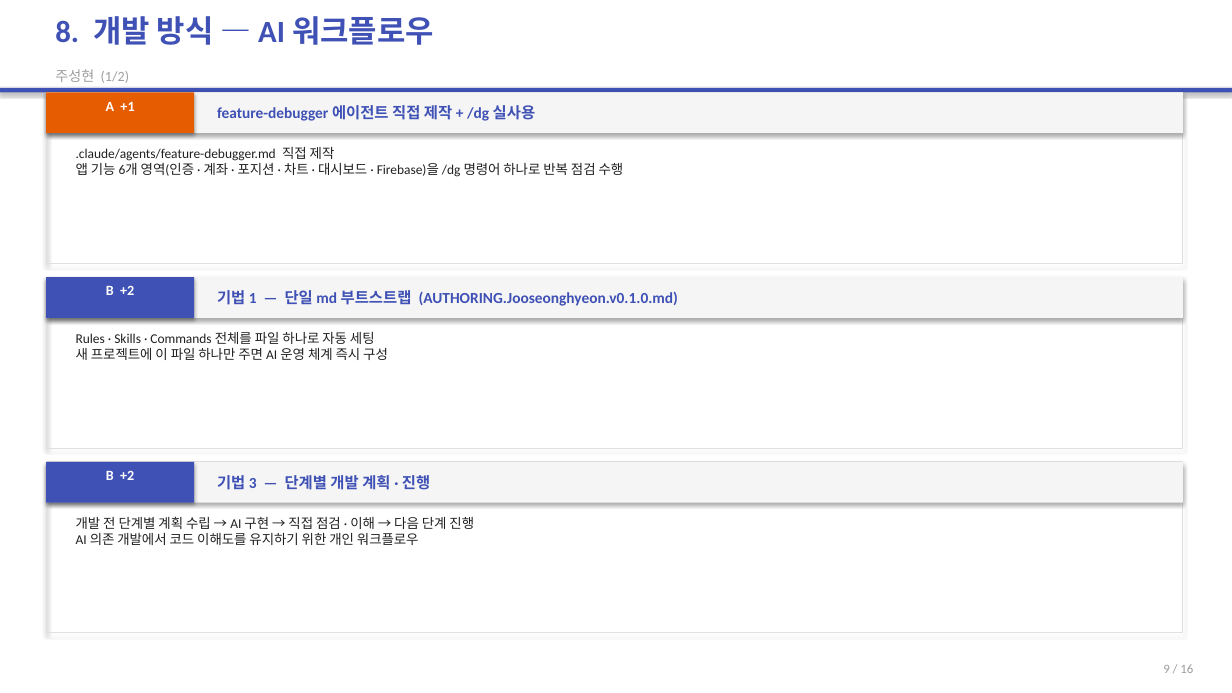
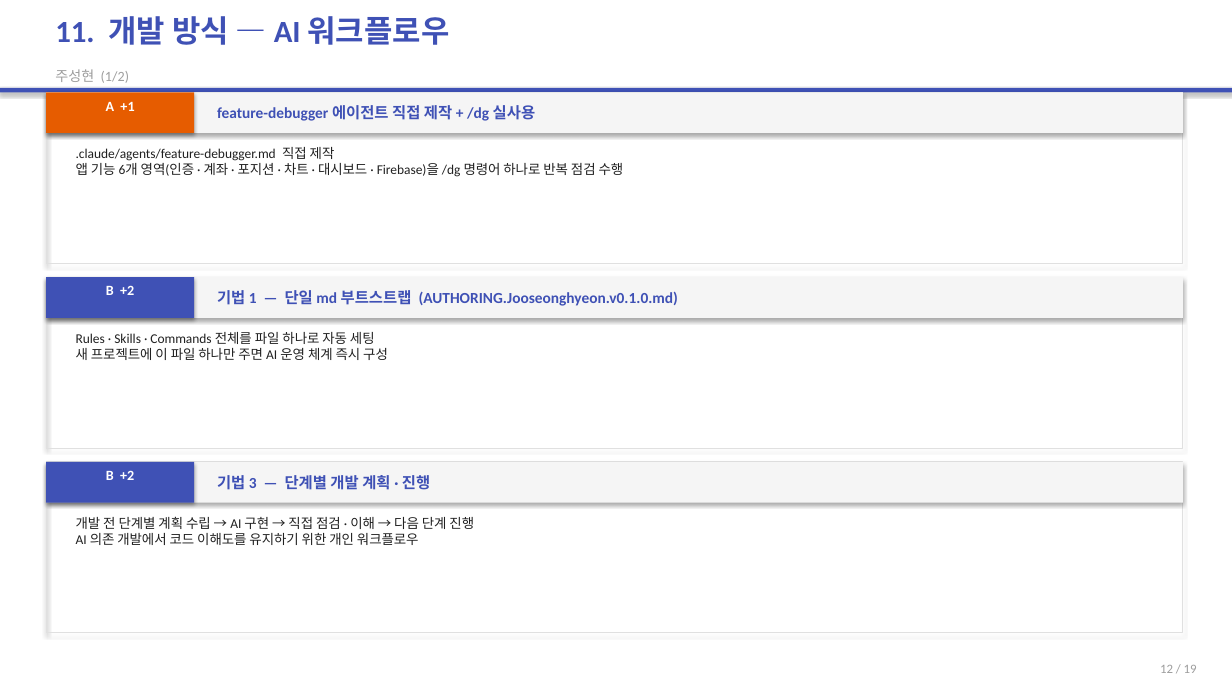
Before and after one commit to 2022136020/project_c, a slide deck: slide 12 of portfolio-tracker/presentation/portfolio-tracker-final.pptx (slide 9 before the commit). Drawn at 1232x693 pixels with LibreOffice and Linux fonts; fonts in the diff are those of the drawing. Boxes give left, top, right and bottom in pixels: in the first picture for what was removed or moved away, otherwise in the second. Text is boxed around its words. In the diff, an @@ line names an element or a change of style, - is before the commit and + after.

```diff
--- a/portfolio-tracker/presentation/portfolio-tracker-final.pptx
+++ b/portfolio-tracker/presentation/portfolio-tracker-final.pptx
@@ text at bbox=[55, 16, 450, 45]: text changed @@
-8. 개발 방식 — AI 워크플로우
+11. 개발 방식 — AI 워크플로우
@@ text at bbox=[1160, 665, 1197, 673]: text changed @@
-9 / 16
+12 / 19
```
Also in this commit, not shown: 14 other slides changed, 3 slides added, 5 other files.
